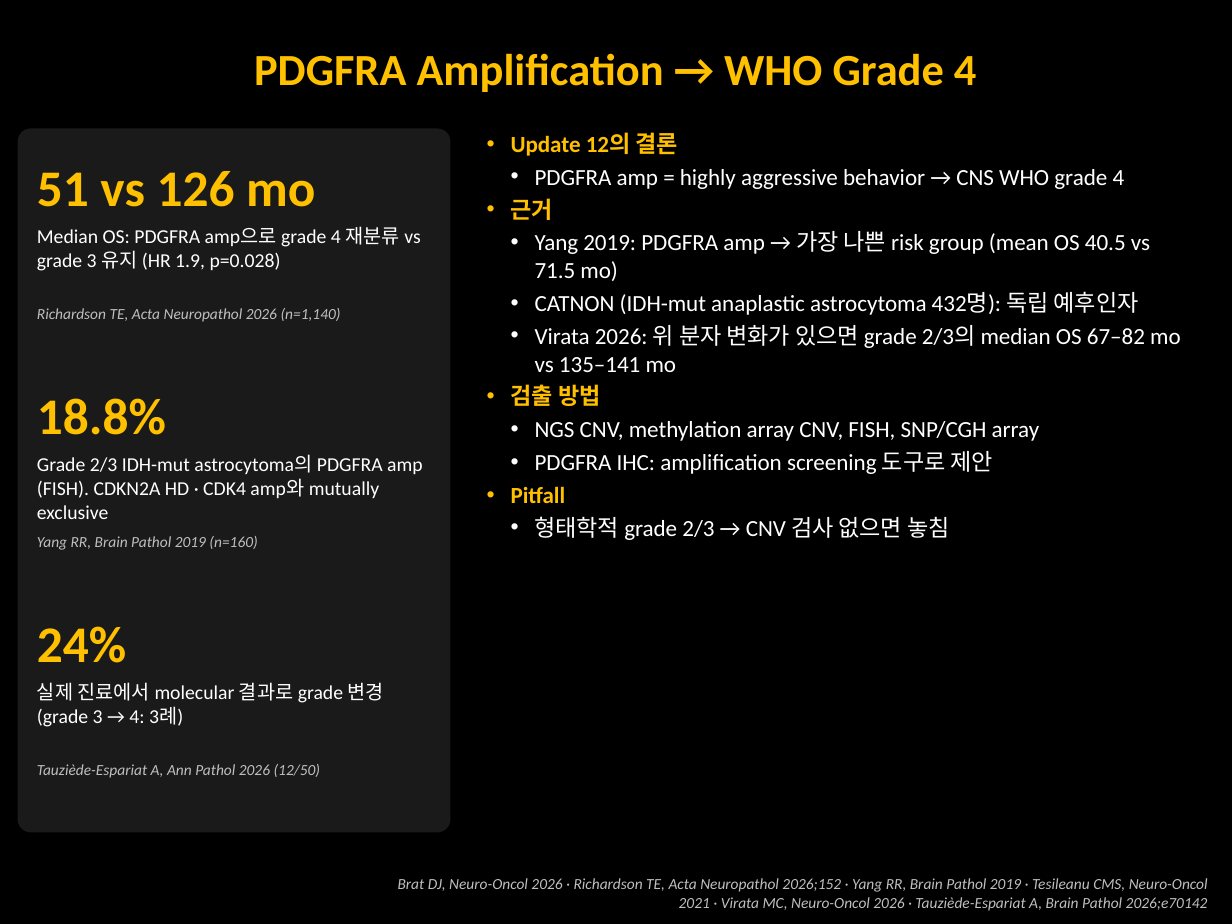
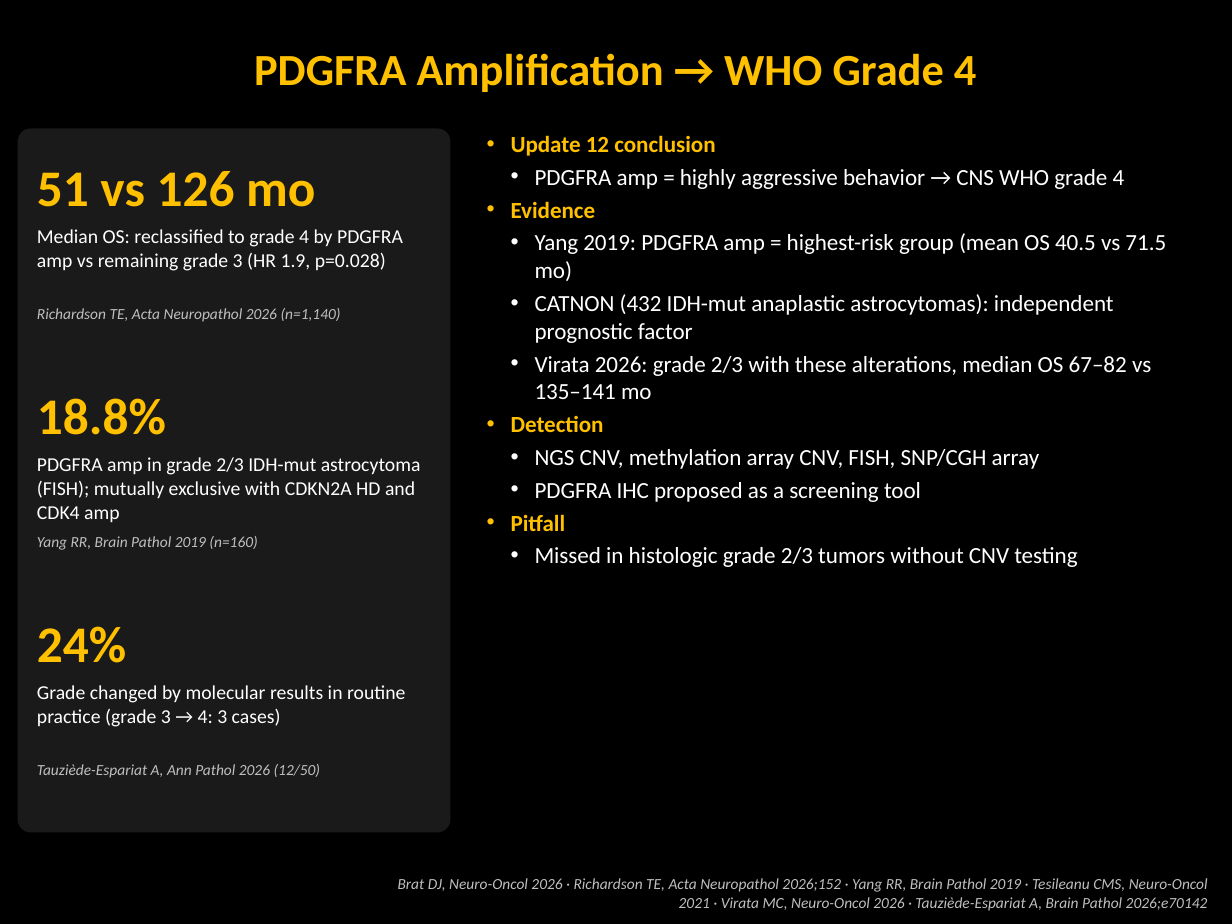
Before and after one commit to KSY-radiology/test-repro, a slide deck: slide 3 of deck/cIMPACT-NOW_update12_disease_review.pptx. Drawn at 1232x924 pixels with LibreOffice and Linux fonts; fonts in the diff are those of the drawing. Boxes give left, top, right and bottom in pixels: in the first picture for what was removed or moved away, otherwise in the second. Text is boxed around its words. In the diff, an @@ line names an element or a change of style, - is before the commit and + after.

```diff
--- a/deck/cIMPACT-NOW_update12_disease_review.pptx
+++ b/deck/cIMPACT-NOW_update12_disease_review.pptx
@@ text at (511, 135, 715, 156): text changed @@
-• Update 12의 결론
+• Update 12 conclusion
@@ text at (511, 201, 1166, 432): text changed @@
-• 근거
-  • Yang 2019: PDGFRA amp → 가장 나쁜 risk group (mean OS 40.5 vs 71.5 mo)
-  • CATNON (IDH-mut anaplastic astrocytoma 432명): 독립 예후인자
-  • Virata 2026: 위 분자 변화가 있으면 grade 2/3의 median OS 67–82 mo vs 135–141 mo
-• 검출 방법
+• Evidence
+  • Yang 2019: PDGFRA amp = highest-risk group (mean OS 40.5 vs 71.5 mo)
+  • CATNON (432 IDH-mut anaplastic astrocytomas): independent prognostic factor
+  • Virata 2026: grade 2/3 with these alterations, median OS 67–82 vs 135–141 mo
+• Detection
@@ text at (37, 229, 403, 271): text changed @@
-Median OS: PDGFRA amp으로 grade 4 재분류 vs grade 3 유지 (HR 1.9, p=0.028)
+Median OS: reclassified to grade 4 by PDGFRA amp vs remaining grade 3 (HR 1.9, p=0.028)
@@ text at (37, 457, 421, 522): text changed @@
-Grade 2/3 IDH-mut astrocytoma의 PDGFRA amp (FISH). CDKN2A HD · CDK4 amp와 mutually exclusive
+PDGFRA amp in grade 2/3 IDH-mut astrocytoma (FISH); mutually exclusive with CDKN2A HD and CDK4 amp
@@ text at (535, 482, 921, 502): text changed @@
-  • PDGFRA IHC: amplification screening 도구로 제안
+  • PDGFRA IHC proposed as a screening tool
@@ text at (535, 547, 1077, 567): text changed @@
-  • 형태학적 grade 2/3 → CNV 검사 없으면 놓침
+  • Missed in histologic grade 2/3 tumors without CNV testing
@@ text at (37, 685, 405, 727): text changed @@
-실제 진료에서 molecular 결과로 grade 변경 (grade 3 → 4: 3례)
+Grade changed by molecular results in routine practice (grade 3 → 4: 3 cases)
```
Also in this commit, not shown: 4 other slides changed, 3 other files.
